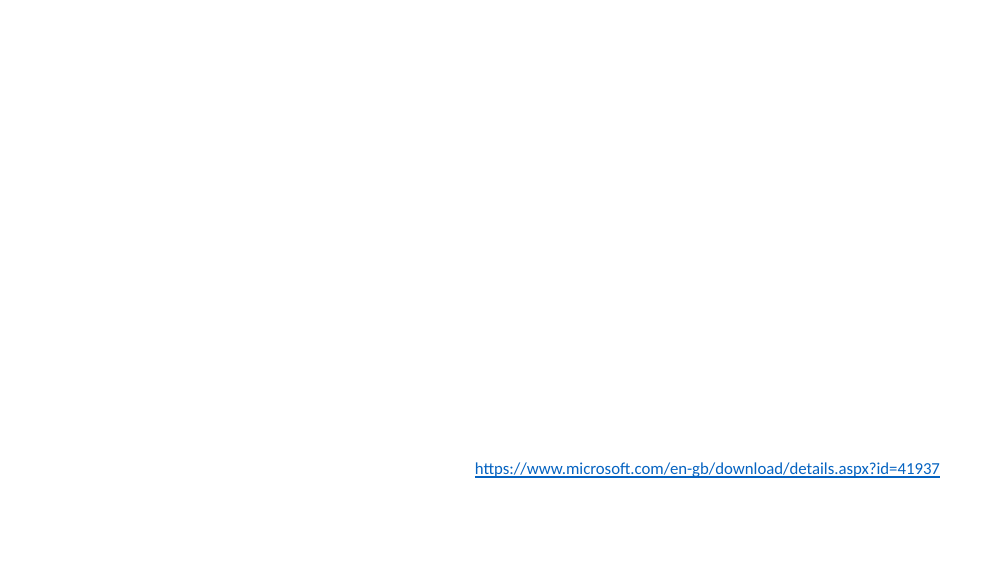
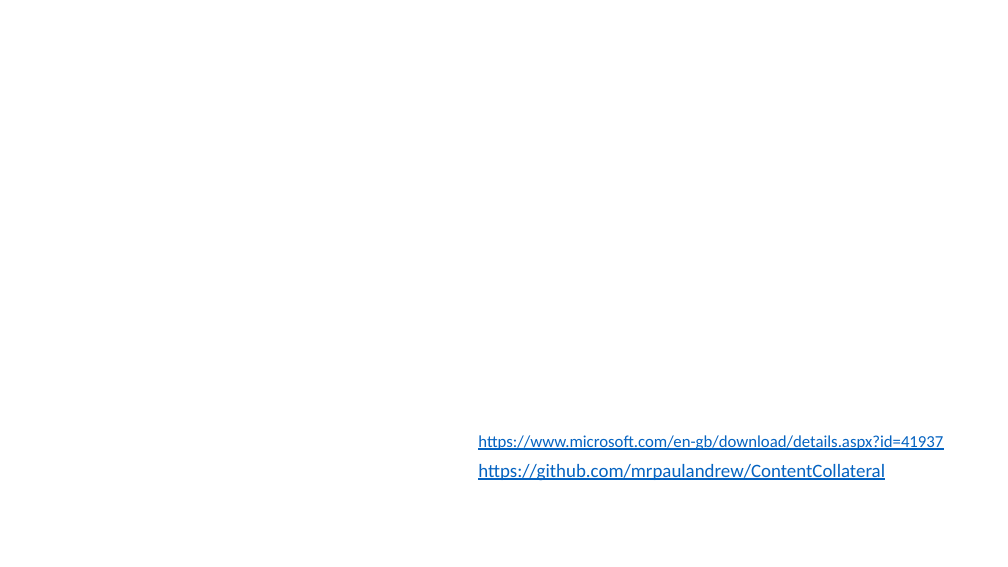
Before and after one commit to mrpaulandrew-zz/CommunityEvents, a slide deck: slide 36 of The Azure Icon Game.pptx. Drawn at 1008x567 pixels with LibreOffice and Linux fonts; fonts in the diff are those of the drawing; background and template pictures are left out. Boxes give left, top, right and bottom in pixels: in the first picture for what was removed or moved away, otherwise in the second. Text is boxed around its words. In the diff, an @@ line names an element or a change of style, - is before the commit and + after.

Commit message:
Icon game tweak

```diff
--- a/The Azure Icon Game.pptx
+++ b/The Azure Icon Game.pptx
@@ text "https://www.microsoft.com/en-gb/download/details.aspx?id=419 ...": place and size @@
-text "https://www.microsoft.com/en-gb/download/details.aspx?id=419 ..." at <box>475,462,940,478</box>
+text "https://www.microsoft.com/en-gb/download/details.aspx?id=419 ..." at <box>478,435,943,450</box>
@@ text added at <box>478,464,885,481</box>, 18 pt, text #0563C1, underline @@
+https://github.com/mrpaulandrew/ContentCollateral
```
